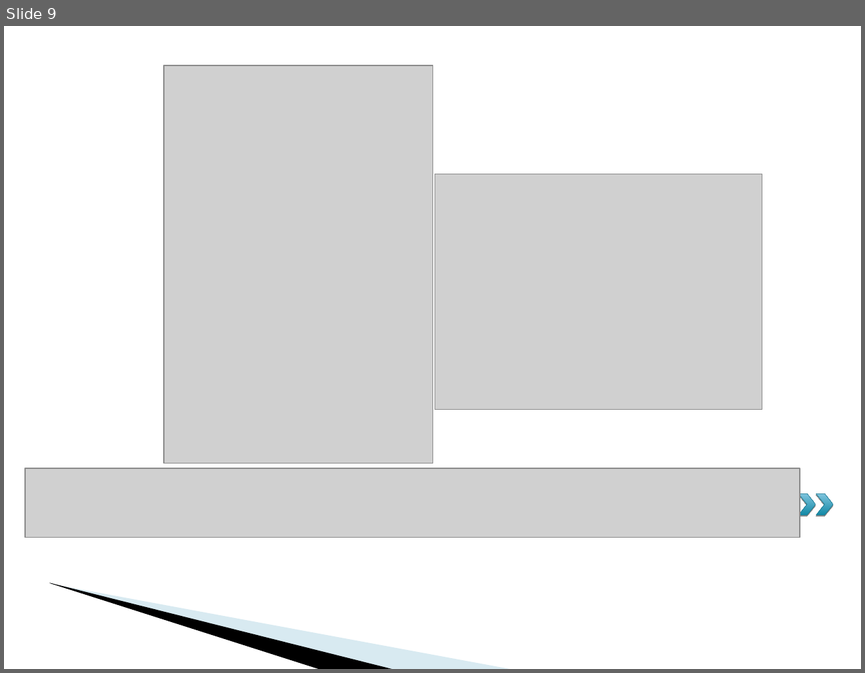
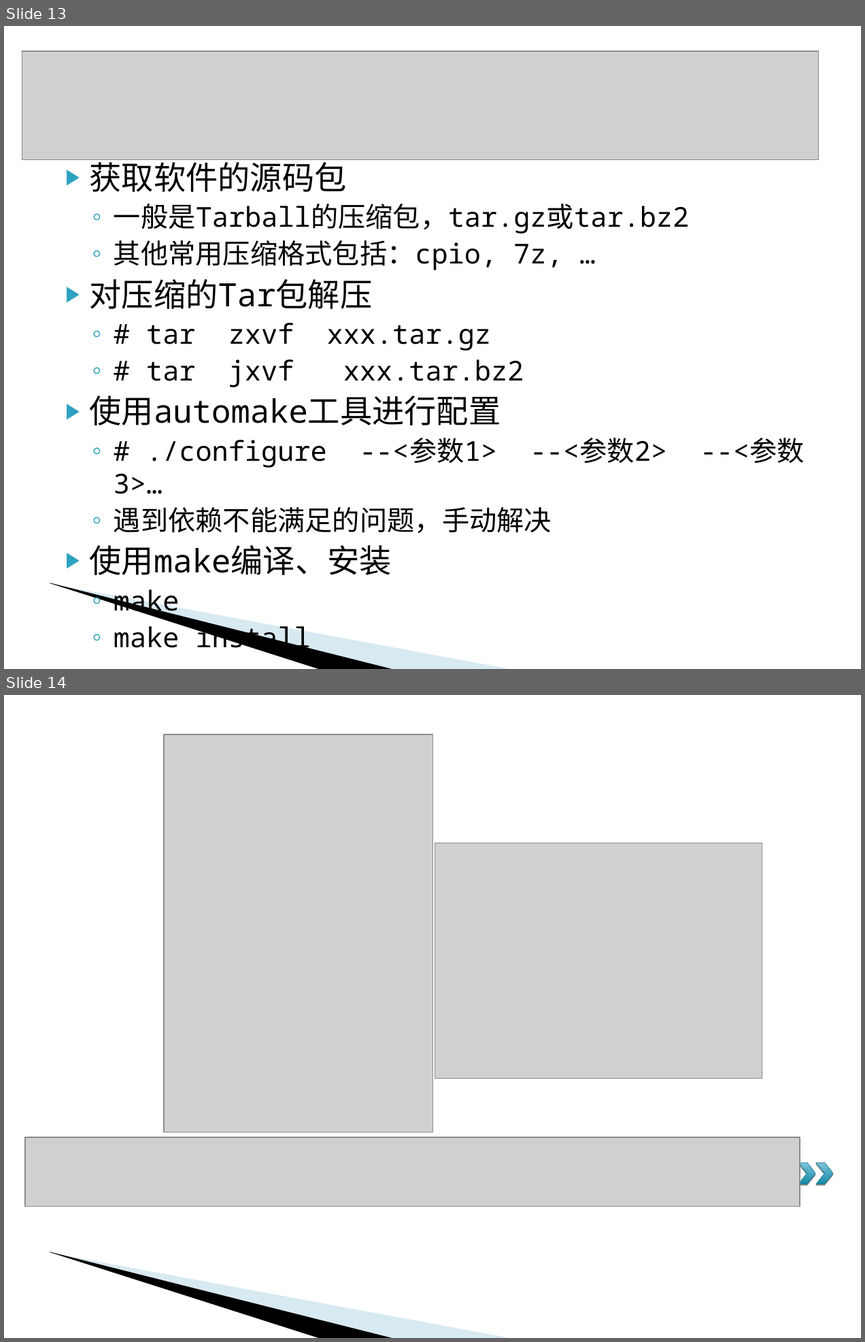
Before and after one commit to L3w1s-L1u/_outline, a slide deck: Linux_Server_2015/Linux包管理器和源码编译.ppt. Shown one above the other, each under a label of ours: slide 9 before the commit, slides 13 and 14 after it. The pictures are 865x673 and 865x1342 pixels, drawn with LibreOffice and Linux fonts; fonts in the diff are those of the drawing; grey boxes stand for pictures; background and template pictures are left out. Boxes give left, top, right and bottom in pixels: in the first picture for what was removed or moved away, otherwise in the second. Text is boxed around its words. In the diff, an @@ line names an element or a change of style, - is before the commit and + after.

```diff
--- a/Linux_Server_2015/Linux包管理器和源码编译.ppt
+++ b/Linux_Server_2015/Linux包管理器和源码编译.ppt
@@ slide 13 added at (4,26,861,669), background #FFFFFF; not listed: 2 template elements that a slide beside it also shows @@
@@ picture added at (22,51,818,160) @@
@@ text added at (90,157,689,654), 23 pt, text #000000 @@
+▶ 获取软件的源码包
+  ◦ 一般是Tarball的压缩包，tar.gz或tar.bz2
+  ◦ 其他常用压缩格式包括：cpio, 7z, …
+▶ 对压缩的Tar包解压
+  ◦ # tar zxvf xxx.tar.gz
+  ◦ # tar jxvf xxx.tar.bz2
+▶ 使用automake工具进行配置
+  ◦ # ./configure --<参数1> --<参数2> --<参数3>…
+  ◦ 遇到依赖不能满足的问题，手动解决
+▶ 使用make编译、安装
+  ◦ make
+  ◦ make install
@@ what was slide 9 is now slide 14 @@
```
Also in this commit, not shown: 1 slide changed, 4 other slides added.
